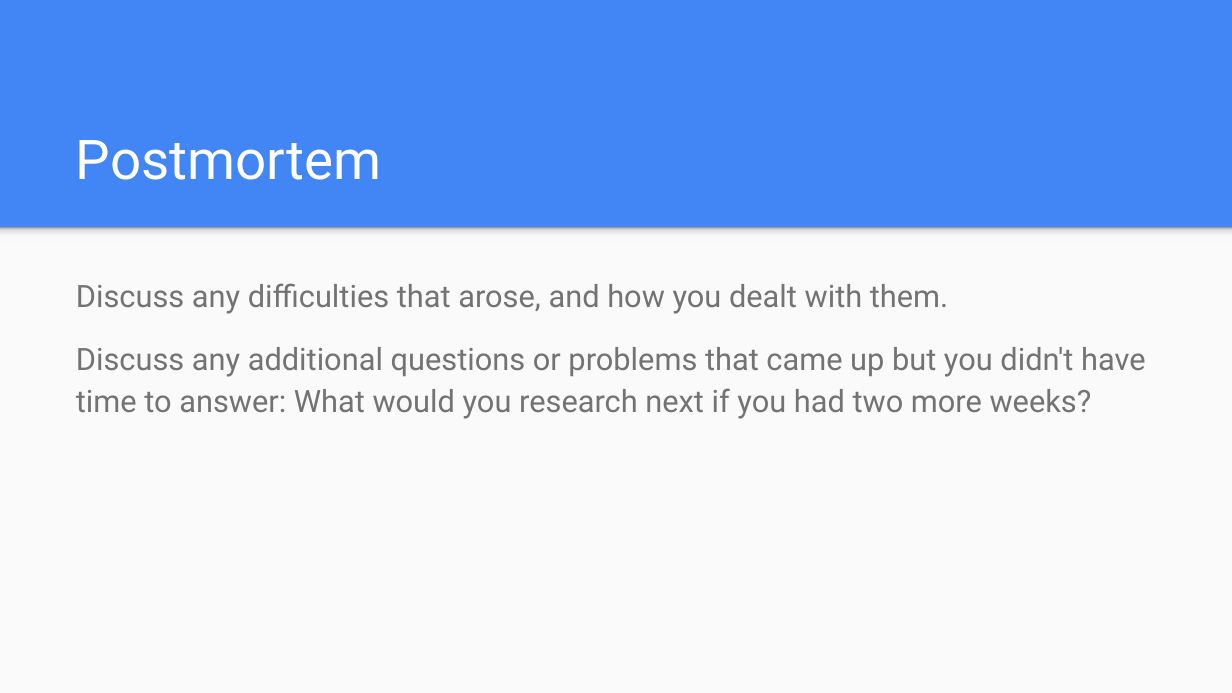
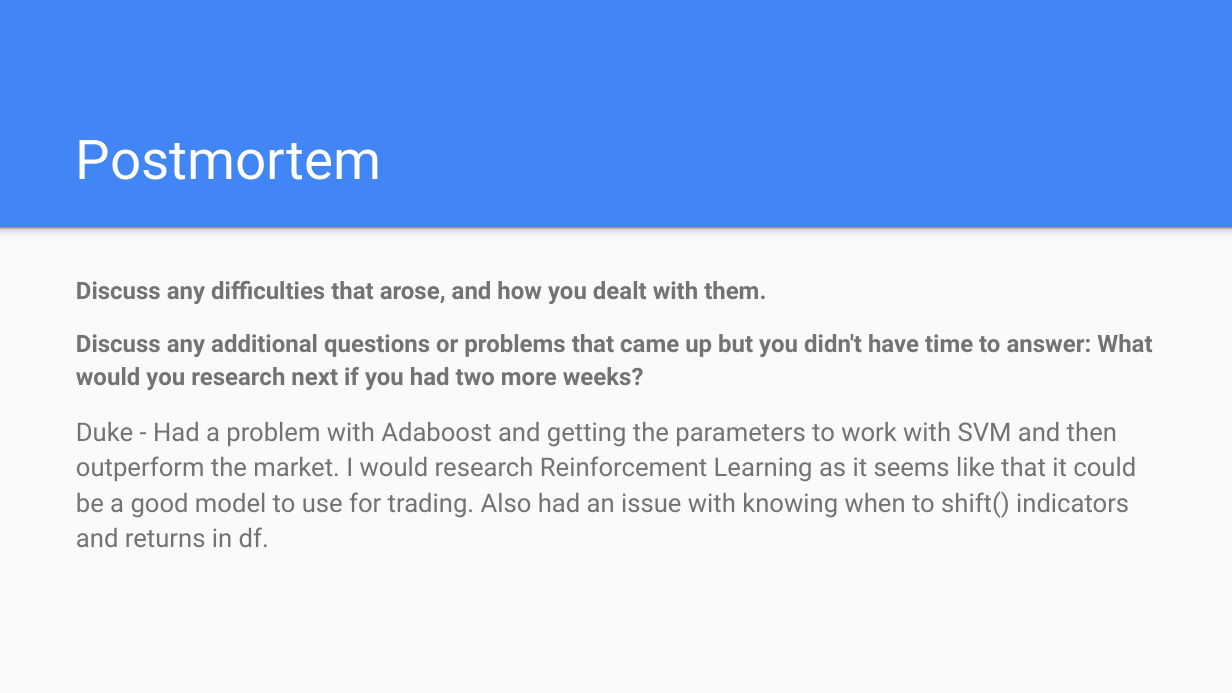
Before and after one commit to dukewoods/Project2_Trading_Algorithm, a slide deck: slide 16 of Resources/Project2.pptx (slide 13 before the commit). Drawn at 1232x693 pixels with LibreOffice and Linux fonts; fonts in the diff are those of the drawing. Boxes give left, top, right and bottom in pixels: in the first picture for what was removed or moved away, otherwise in the second. Text is boxed around its words. In the diff, an @@ line names an element or a change of style, - is before the commit and + after.

```diff
--- a/Resources/Project2.pptx
+++ b/Resources/Project2.pptx
@@ text at bbox=[76, 281, 1152, 390]: size 18 to 14 pt, bold on in "Discuss any difficulties that arose, and how ...", "Discuss any additional questions or problems that ..." @@
@@ text at bbox=[76, 422, 1136, 547]: paragraph added @@
+Duke - Had a problem with Adaboost and getting the parameters to work with SVM and then outperform the market. I would research Reinforcement Learning as it seems like that it could be a good model to use for trading. Also had an issue with knowing when to shift() indicators and returns in df.
```
Also in this commit, not shown: 4 other slides changed, 7 slides added, 4 slides removed.
